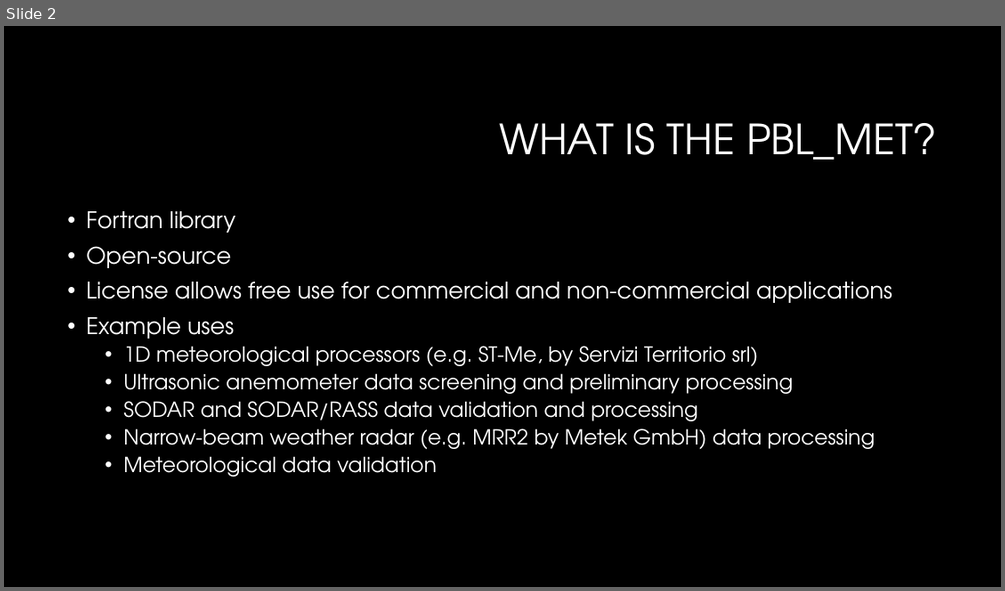
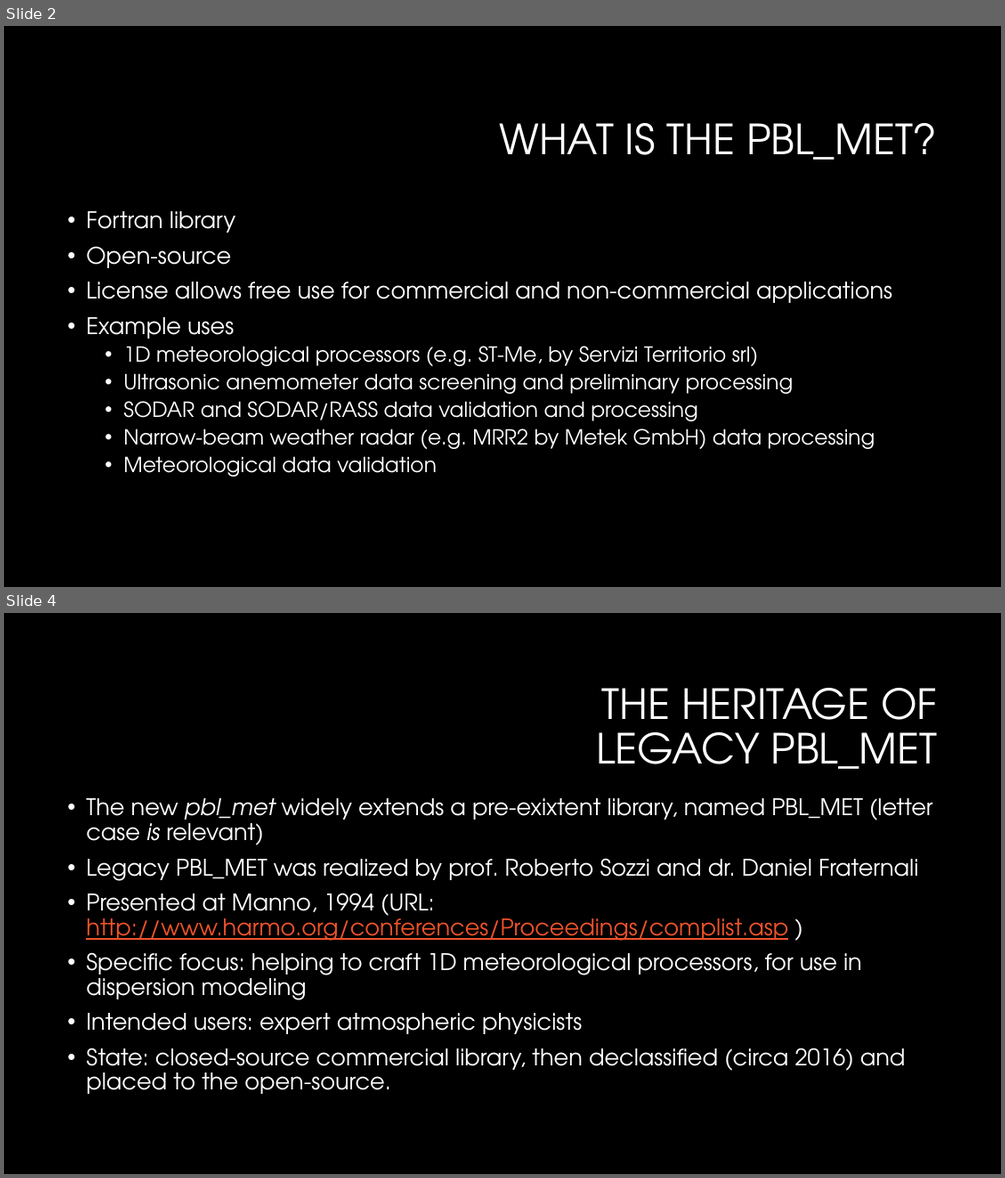
Before and after one commit to serv-terr/pbl_met, a slide deck: doc/pbl_met description.pptx. Shown one above the other, each under a label of ours: slide 2 before the commit, slides 2 and 4 after it; the slides between them are not shown. The pictures are 1005x591 and 1005x1178 pixels, drawn with LibreOffice and Linux fonts; fonts in the diff are those of the drawing; background and template pictures are left out. Boxes give left, top, right and bottom in pixels: in the first picture for what was removed or moved away, otherwise in the second. Text is boxed around its words. In the diff, an @@ line names an element or a change of style, - is before the commit and + after.

```diff
--- a/doc/pbl_met description.pptx
+++ b/doc/pbl_met description.pptx
@@ slide 4 added at [4,613,1001,1174], background #000000 @@
@@ title added at [596,688,938,769], 40 pt, text #FFFFFF @@
+THE HERITAGE OF
+LEGACY PBL_MET
@@ text added at [86,798,933,1094], 22 pt, text #FFFFFF @@
+• The new pbl_met widely extends a pre-exixtent library, named PBL_MET (letter case is relevant)
+• Legacy PBL_MET was realized by prof. Roberto Sozzi and dr. Daniel Fraternali
+• Presented at Manno, 1994 (URL: http://www.harmo.org/conferences/Proceedings/complist.asp )
+• Specific focus: helping to craft 1D meteorological processors, for use in dispersion modeling
+• Intended users: expert atmospheric physicists
+• State: closed-source commercial library, then declassified (circa 2016) and placed to the open-source.
```
Also in this commit, not shown: 1 slide changed.
